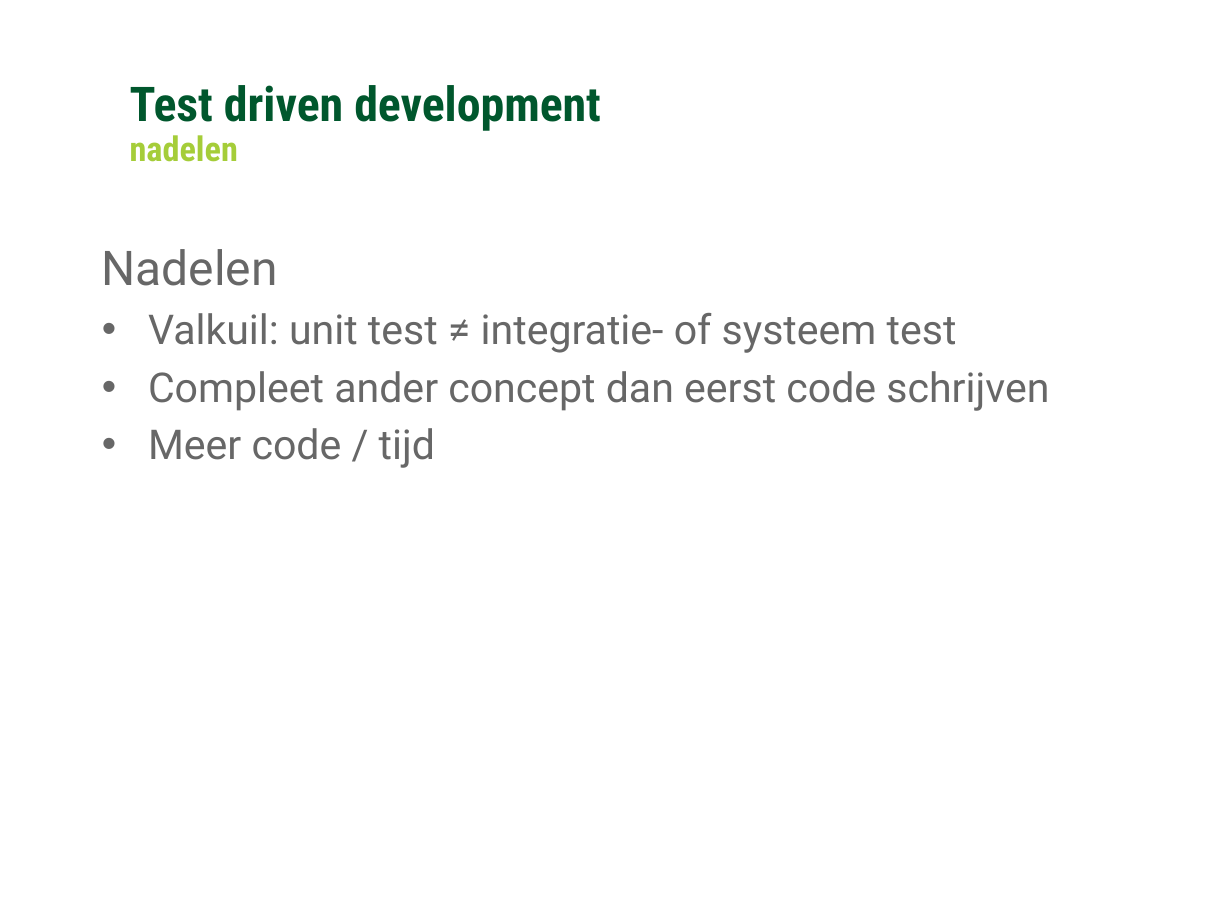
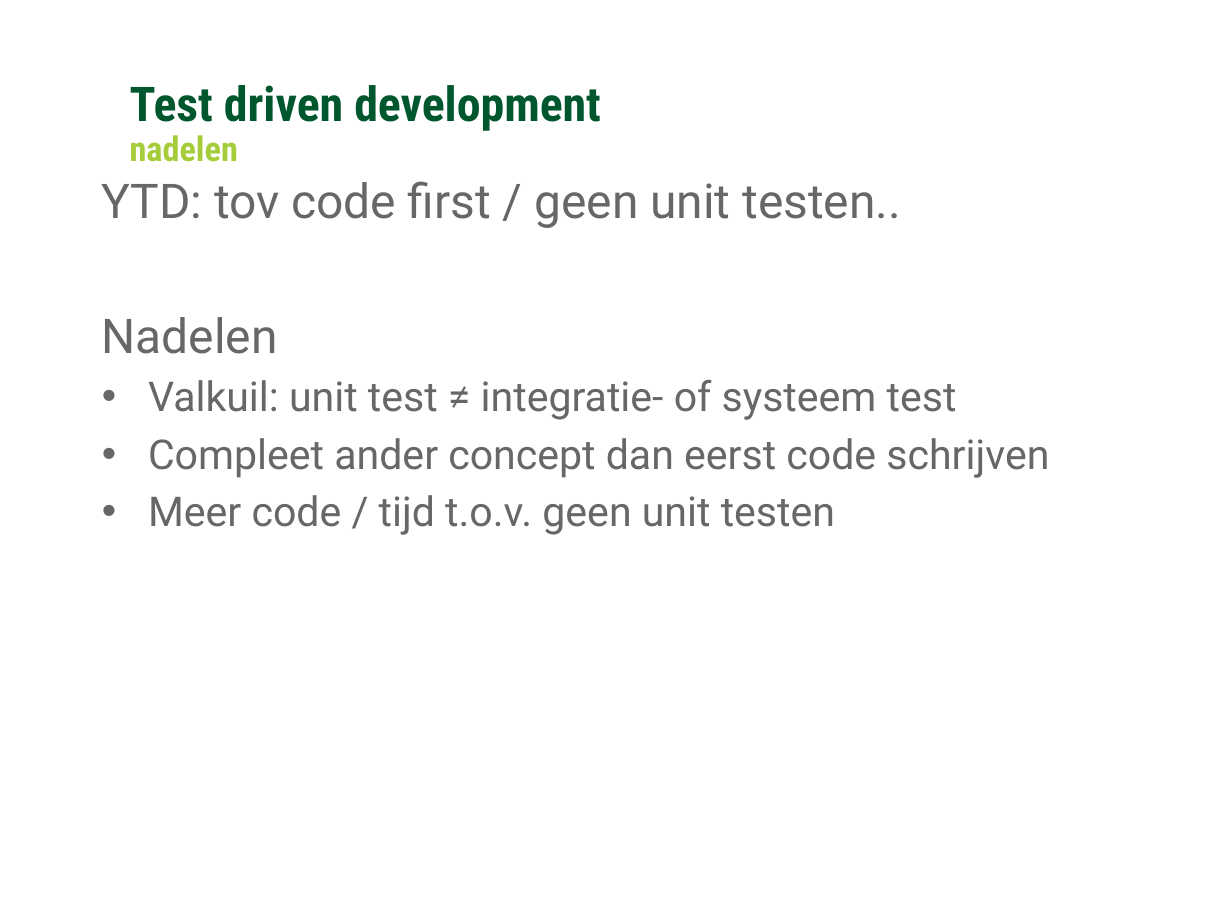
Before and after one commit to Ozindar/GCUnitTestDojo, a slide deck: slide 6 of RomanNumbers/Coding Kata - Romeinse notatie.pptx. Drawn at 1232x924 pixels with LibreOffice and Linux fonts; fonts in the diff are those of the drawing; background and template pictures are left out. Boxes give left, top, right and bottom in pixels: in the first picture for what was removed or moved away, otherwise in the second. Text is boxed around its words. In the diff, an @@ line names an element or a change of style, - is before the commit and + after.

```diff
--- a/RomanNumbers/Coding Kata - Romeinse notatie.pptx
+++ b/RomanNumbers/Coding Kata - Romeinse notatie.pptx
@@ text at bbox=[102, 181, 900, 228]: paragraph added @@
+YTD: tov code first / geen unit testen..
@@ text at bbox=[148, 495, 835, 535]: text changed @@
-• Meer code / tijd
+• Meer code / tijd t.o.v. geen unit testen
```
Also in this commit, not shown: 5 other slides changed.
